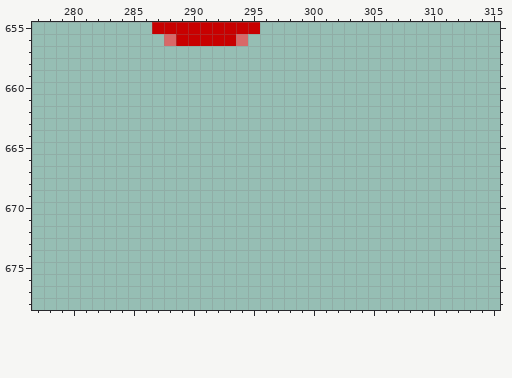
One commit to this pixel-art file: assets/ui/skin.aseprite. That is the earlier state.
320x930 pixels, 1 frame. Colours within 5 levels of each other are drawn and written as one. Shown: x 277..315, y 655..678.
After the commit:
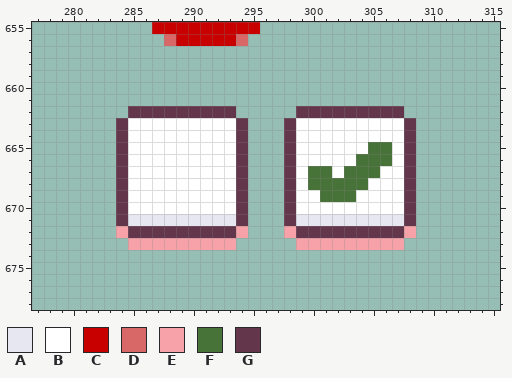
Palette (. is transparent): A #e6e7f0  B #ffffff  C #c80000  D #d86868  E #f6a2a8  F #477238  G #64364b
Diff:
Changed rows in their new state; - is an unchanged pixel.
Layer "Skin (dibuja aquí)":
first column x 284:
662 -GGGGGGGGG-----GGGGGGGGG-
663 GBBBBBBBBBG---GBBBBBBBBBG
664 GBBBBBBBBBG---GBBBBBBBBBG
665 GBBBBBBBBBG---GBBBBBBFFBG
666 GBBBBBBBBBG---GBBBBBFFFBG
667 GBBBBBBBBBG---GBFFBFFFBBG
668 GBBBBBBBBBG---GBFFFFFBBBG
669 GBBBBBBBBBG---GBBFFFBBBBG
670 GBBBBBBBBBG---GBBBBBBBBBG
671 GAAAAAAAAAG---GAAAAAAAAAG
672 EGGGGGGGGGE---EGGGGGGGGGE
673 -EEEEEEEEE-----EEEEEEEEE-
Changed places in both pictures, as pixel boxes (x1, y1, x2, y2):
added: (116, 106, 248, 250)
added: (284, 106, 416, 250)
